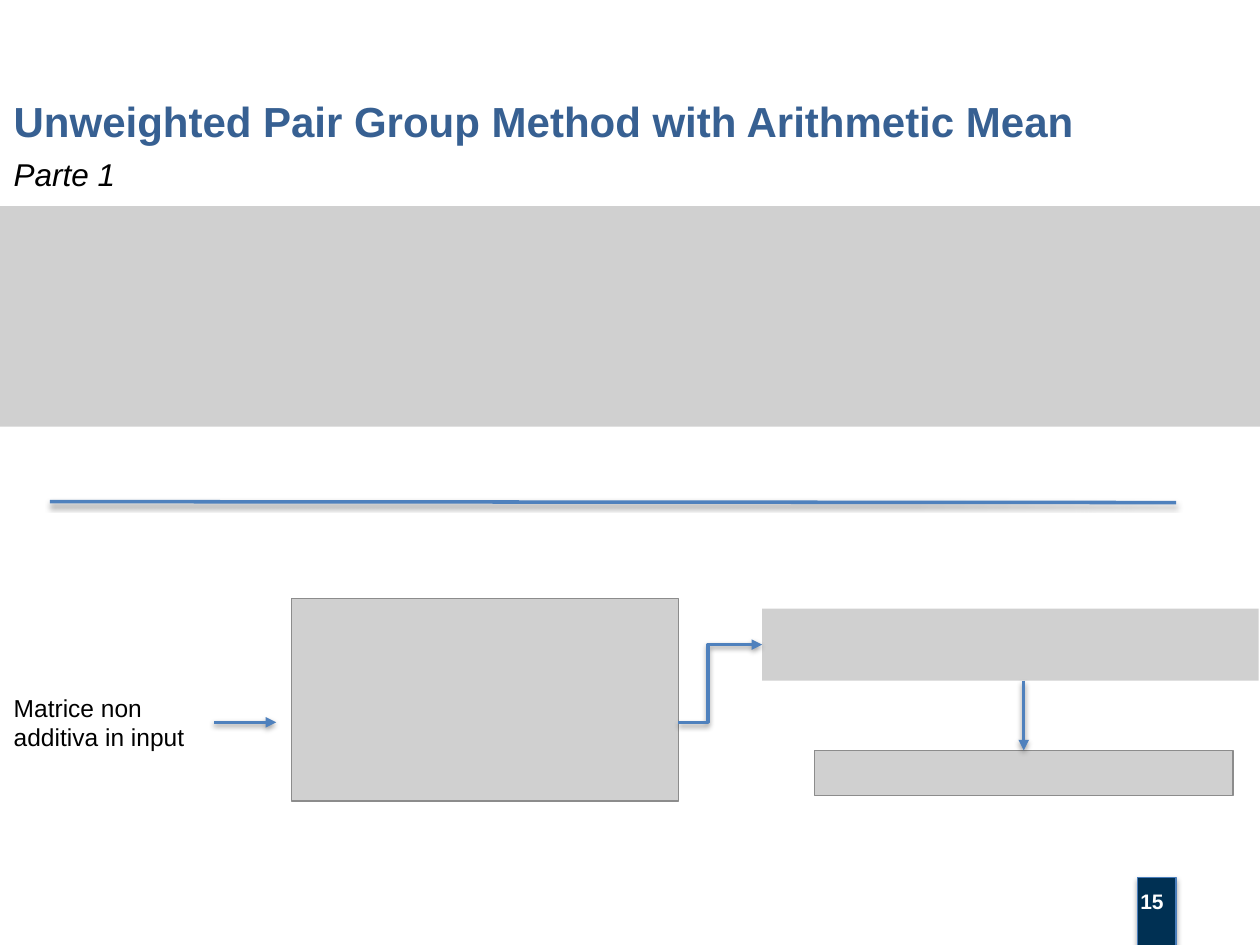
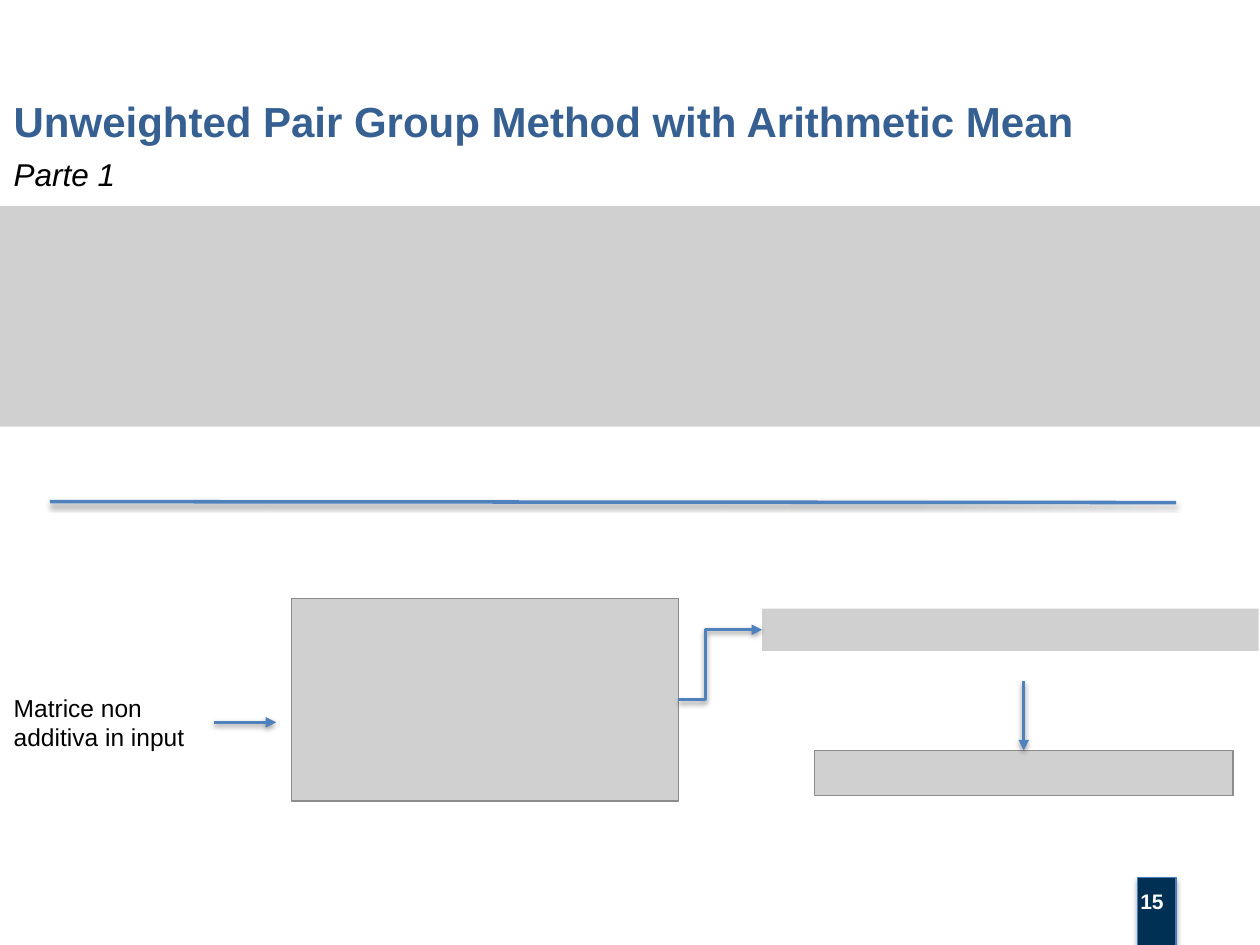
Before and after one commit to mtortoli/Thesis, a slide deck: slide 15 of Discussione Laurea/Slides v.1.0.pptx. Drawn at 1260x945 pixels with LibreOffice and Linux fonts; fonts in the diff are those of the drawing; grey boxes stand for pictures; background and template pictures are left out. Boxes give left, top, right and bottom in pixels: in the first picture for what was removed or moved away, otherwise in the second. Text is boxed around its words. In the diff, an @@ line names an element or a change of style, - is before the commit and + after.

```diff
--- a/Discussione Laurea/Slides v.1.0.pptx
+++ b/Discussione Laurea/Slides v.1.0.pptx
@@ picture resized from (x1=762, y1=609, x2=1259, y2=680) to (x1=762, y1=609, x2=1259, y2=651) @@
@@ elbow arrow moved from (678, 722) - (762, 645) to (678, 699) - (762, 630) @@
```
Also in this commit, not shown: 13 other slides changed, 1 other file.
